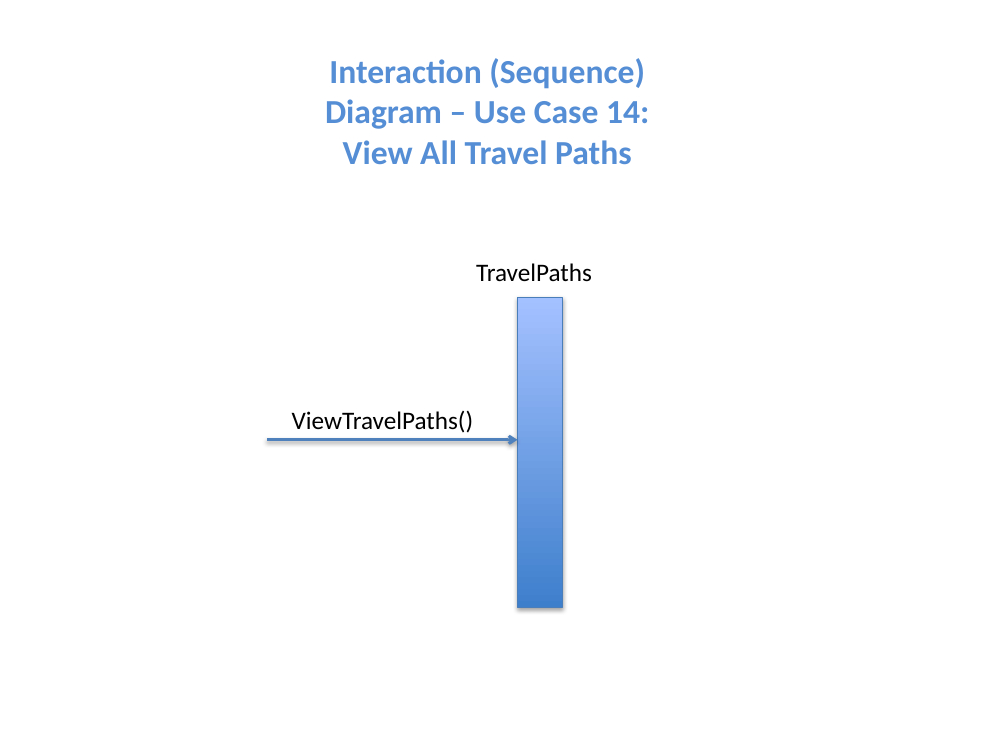
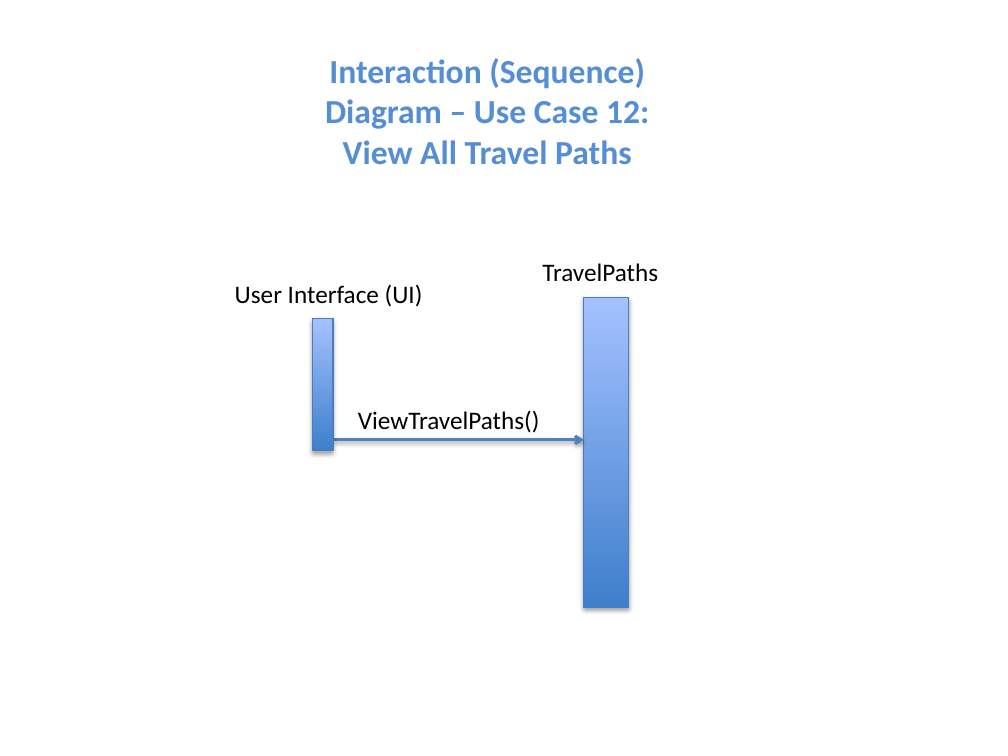
Before and after one commit to niemilkm/csc440-KevinNiemiller, a slide deck: slide 35 of deliverables/iteration3/other/DomainModel_SSD_ClassDiagrams.pptx (slide 26 before the commit). Drawn at 1008x756 pixels with LibreOffice and Linux fonts; fonts in the diff are those of the drawing. Boxes give left, top, right and bottom in pixels: in the first picture for what was removed or moved away, otherwise in the second. Text is boxed around its words. In the diff, an @@ line names an element or a change of style, - is before the commit and + after.

```diff
--- a/deliverables/iteration3/other/DomainModel_SSD_ClassDiagrams.pptx
+++ b/deliverables/iteration3/other/DomainModel_SSD_ClassDiagrams.pptx
@@ text at box(325, 58, 649, 164): text changed @@
-Interaction (Sequence) Diagram – Use Case 14: View All Travel Paths
+Interaction (Sequence) Diagram – Use Case 12: View All Travel Paths
@@ text added at box(235, 284, 423, 307), 18 pt, text #000000 @@
+User Interface (UI)
@@ rectangle added at box(312, 319, 334, 451), fill gradient #3F80CE to #A4C4FF, outline #4B7EBC 0.75 pt @@
@@ 2 texts, 1 rectangle, 1 arrow: place and size @@
-2 texts, 1 rectangle, 1 arrow at box(267, 263, 592, 608)
+2 texts, 1 rectangle, 1 arrow at box(333, 263, 658, 608)
```
Also in this commit, not shown: 10 other slides changed, 11 slides added, 11 other files.
